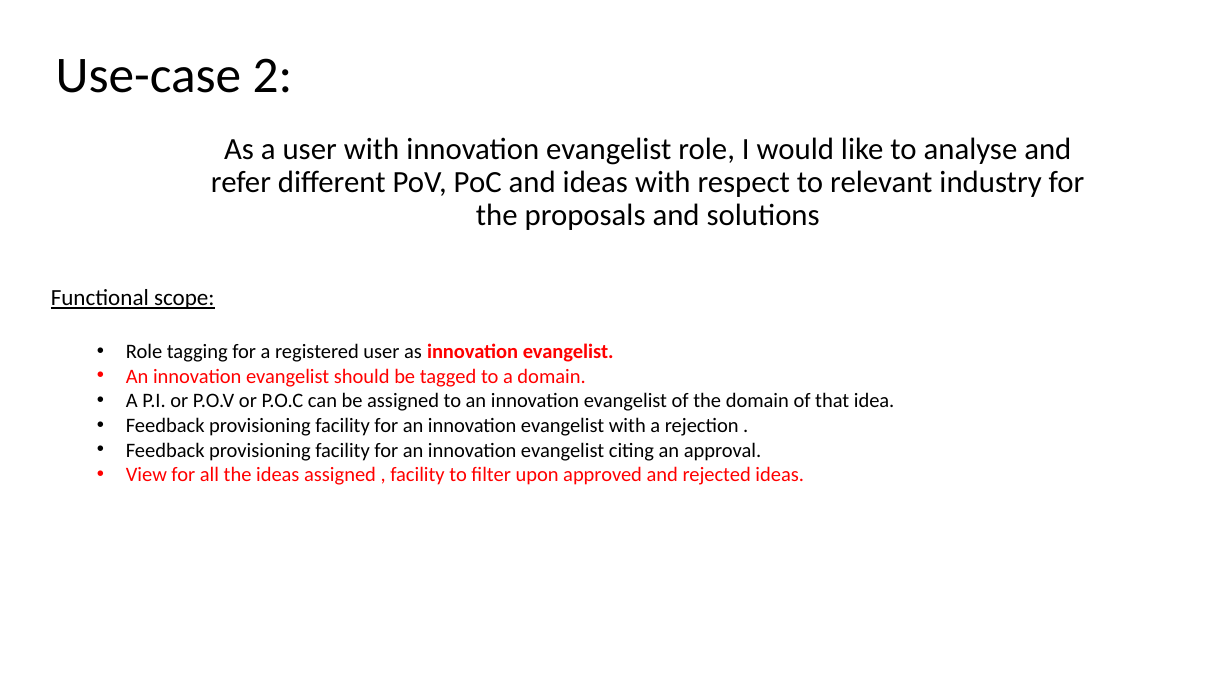
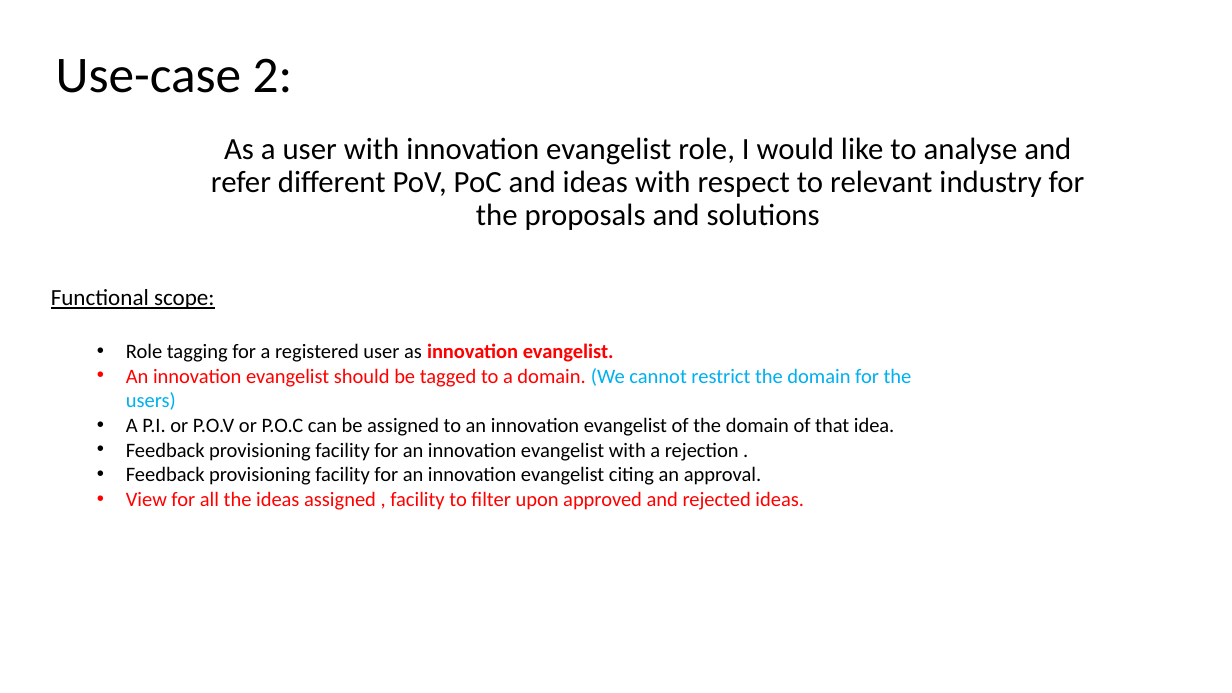
Before and after one commit to Sreenadh1543/ogo-data-holder, a slide deck: slide 3 of 2.use-cases/Use-cases.pptx. Drawn at 1232x693 pixels with LibreOffice and Linux fonts; fonts in the diff are those of the drawing. Boxes give left, top, right and bottom in pixels: in the first picture for what was removed or moved away, otherwise in the second. Text is boxed around its words. In the diff, an @@ line names an element or a change of style, - is before the commit and + after.

```diff
--- a/2.use-cases/Use-cases.pptx
+++ b/2.use-cases/Use-cases.pptx
@@ text at (126,368,912,410): text changed @@
-  • An innovation evangelist should be tagged to a domain.
+  • An innovation evangelist should be tagged to a domain. (We cannot restrict the domain for the users)
```
Also in this commit, not shown: 3 other slides changed.
